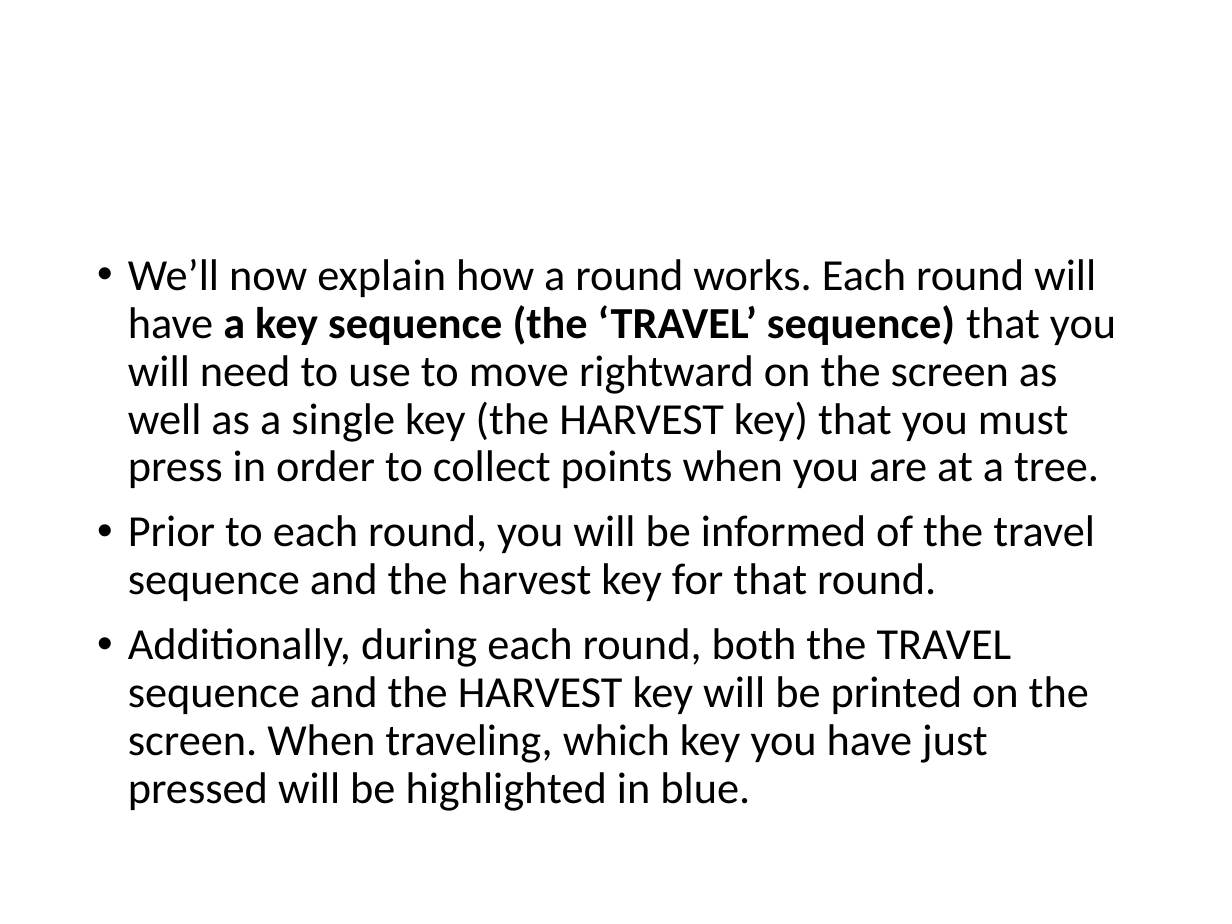
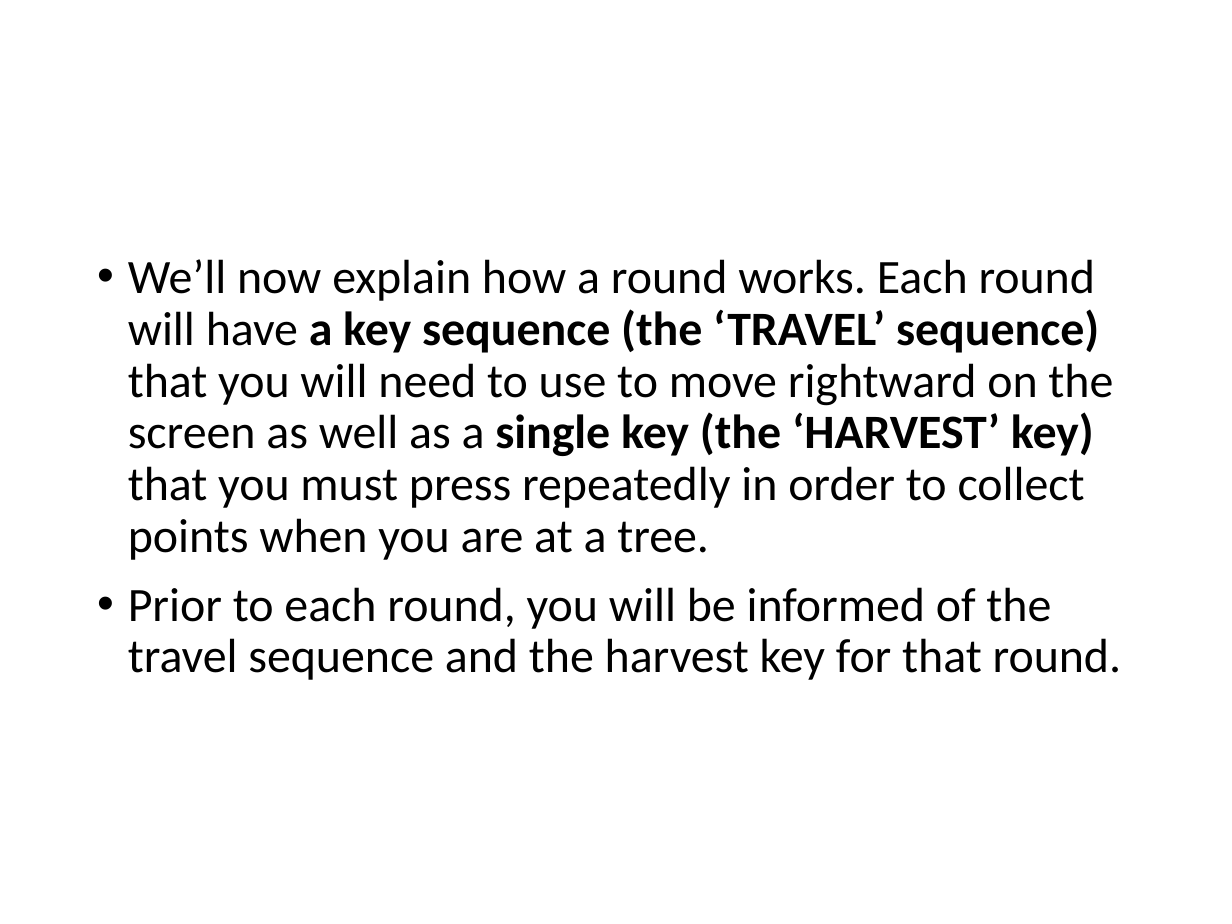
Before and after one commit to evanrussek/forage_jsp, a slide deck: slide 2 of public/ver_2/Stimuli/forage_instructions.pptx. Drawn at 1232x924 pixels with LibreOffice and Linux fonts; fonts in the diff are those of the drawing. Boxes give left, top, right and bottom in pixels: in the first picture for what was removed or moved away, otherwise in the second. Text is boxed around its words. In the diff, an @@ line names an element or a change of style, - is before the commit and + after.

```diff
--- a/public/ver_2/Stimuli/forage_instructions.pptx
+++ b/public/ver_2/Stimuli/forage_instructions.pptx
@@ text at (x1=128, y1=259, x2=1113, y2=560): text changed; size 25.9 to 28 pt @@
-• We’ll now explain how a round works. Each round will have a key sequence (the ‘TRAVEL’ sequence) that you will need to use to move rightward on the screen as well as a single key (the HARVEST key) that you must press in order to collect points when you are at a tree.
+• We’ll now explain how a round works. Each round will have a key sequence (the ‘TRAVEL’ sequence) that you will need to use to move rightward on the screen as well as a single key (the ‘HARVEST’ key) that you must press repeatedly in order to collect points when you are at a tree.
@@ text at (x1=128, y1=587, x2=1122, y2=680): size 25.9 to 28 pt in "Prior to each round, you will be ..." @@
@@ text at (x1=128, y1=628, x2=1089, y2=811): paragraph removed @@
-• Additionally, during each round, both the TRAVEL sequence and the HARVEST key will be printed on the screen. When traveling, which key you have just pressed will be highlighted in blue.
```
Also in this commit, not shown: 7 other slides changed, 52 other files.
